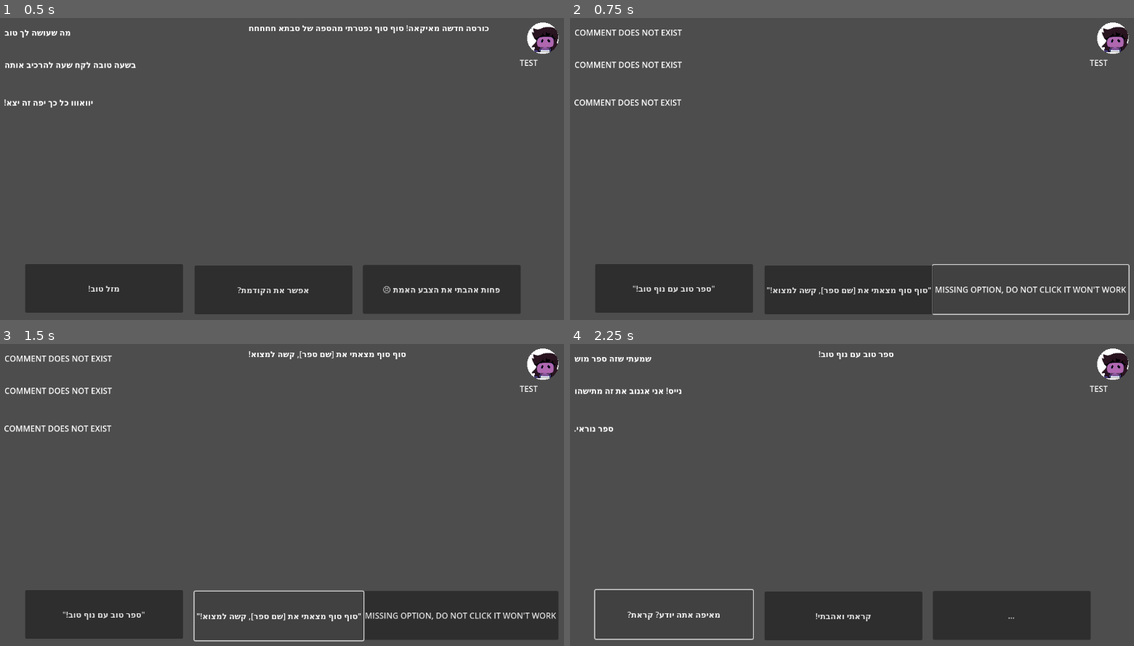
Above: before the commit, frames 1-4 (two rows, left to right).
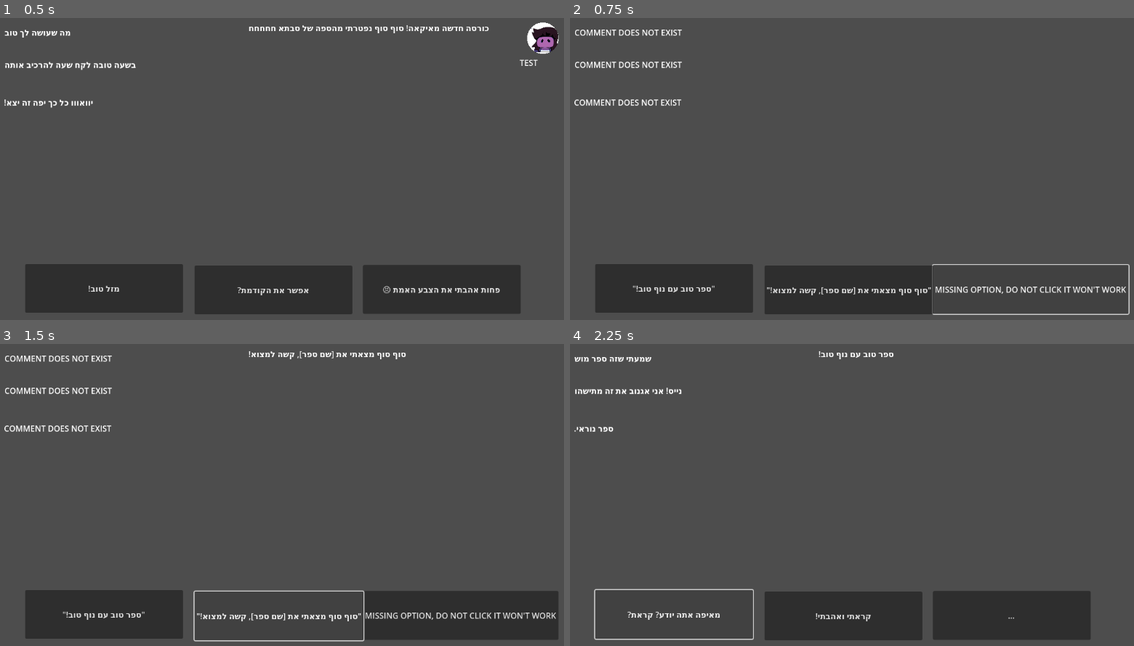
Above: after the commit, the same moments.

Repository: optimisticlucio/untitled-social-media-game
Game: Godot game, scene res://scenes/test_show_dialogue.tscn
The game is run twice, just before and just after one commit, with the same random seed, the same clock (stepped at 60 frames per second) and the same inputs.
Inputs:
- Up to frame 1 (0.5 s): no input
- Up to frame 2 (0.75 s): click "פחות אהבתי את הצבע האמת 😣" at 0.5 s
- Up to frame 3 (1.5 s): click "'סוף סוף מצאתי את [שם ספר], ק…" at 1.25 s
- Up to frame 4 (2.25 s): click "'ספר טוב עם נוף טוב!'" at 2 s

Frame 1 is identical in both runs. In frame 2, 0.5% of the frame differs, in the area x 92-100%, y 1-16%; in frame 3, 0.5%; in frame 4, 0.5%.
Error in both runs: Invalid access to property or key 'text' on a base object of type 'Nil'. (res://scripts/test_show_dialogue.gd:45)

Commit message:
minor change

Diff:
--- a/untitled-social-media-game/scripts/test_show_dialogue.gd
+++ b/untitled-social-media-game/scripts/test_show_dialogue.gd
@@ -37,8 +37,8 @@
 		user_username.text = currentPost.posting_user.username;
 		user_profilepic.texture = currentPost.posting_user.profile_picture;
 	else:
-		user_username.text = preload("res://resources/test_user.tres").username;
-		user_profilepic.texture = preload("res://resources/test_user.tres").profile_picture;
+		user_username.text = "";
+		user_profilepic.texture = null;
 
 	for comment_index in range(comments.size()):
 		if (currentPost.comments.size() > comment_index):
